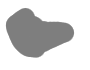
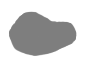
Two versions of the same layered image (90 × 70). Layer-by-layer changes:
painted on "Paint Layer 2" over (x1=5, y1=8, x2=77, y2=58)
